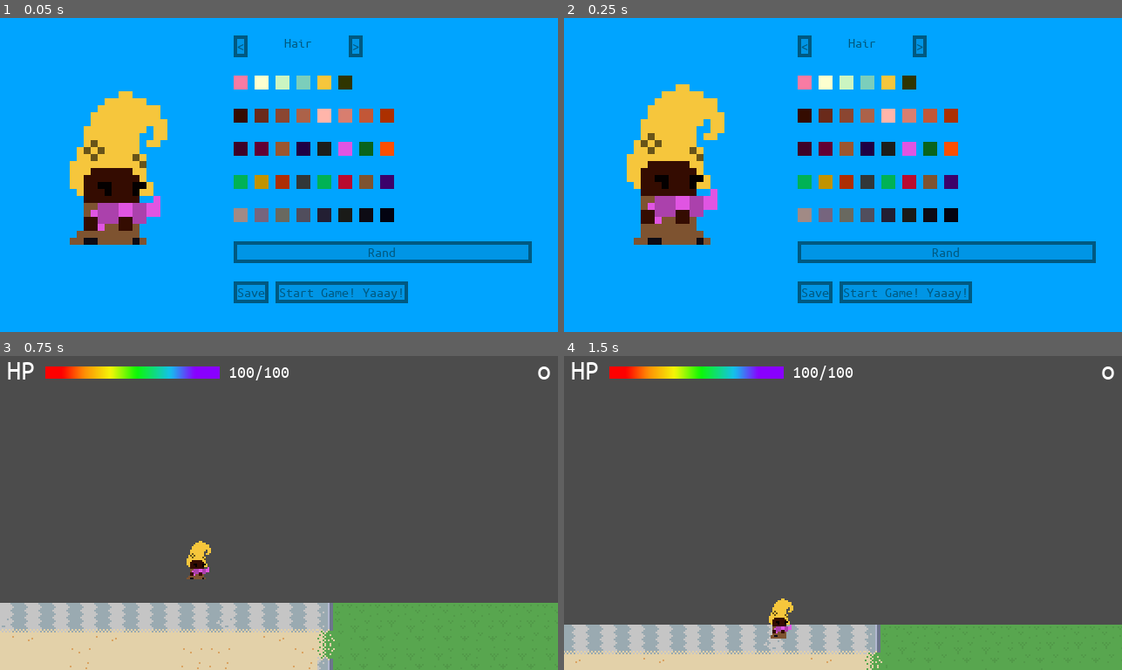
Above: before the commit, frames 1-4 (two rows, left to right).
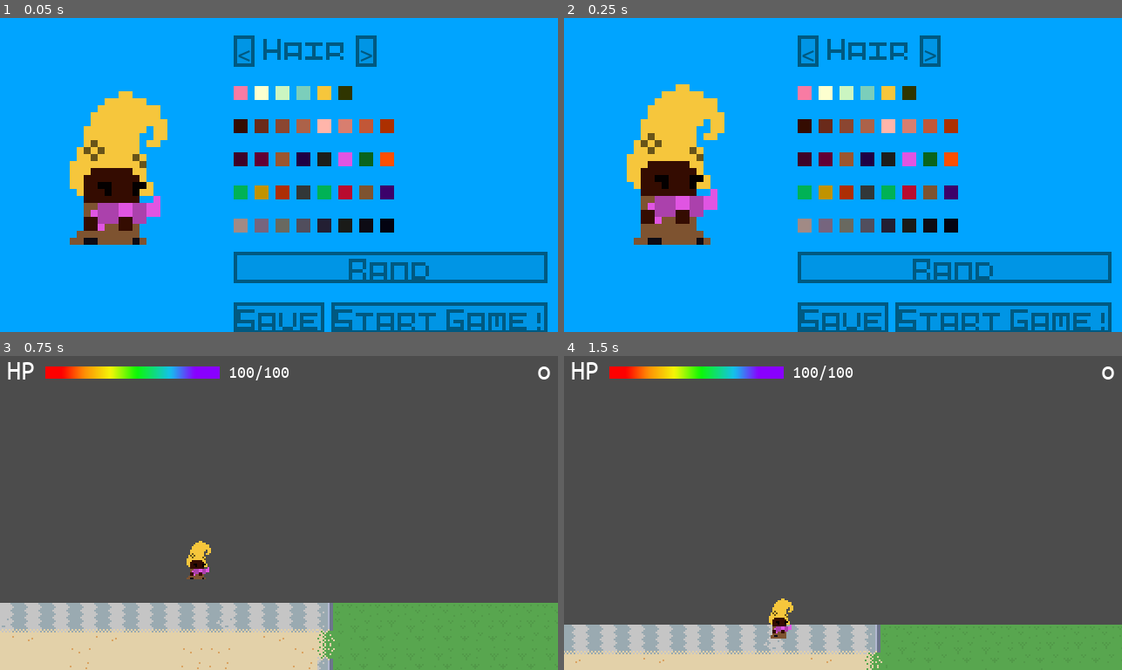
Above: after the commit, the same moments.

Repository: hamiltonromualdo/bring-ur-glam
Game: Godot game, scene res://src/UserInterface/CustomizePlayer.tscn
Two runs of this game, one before a commit and one after it. Both use one fixed random seed, a clock stepped at 60 frames per second and the inputs below. This scene is started directly instead of the project's main scene.
Inputs:
- Up to frame 1 (0.05 s): no input
- Up to frame 2 (0.25 s): no input
- Up to frame 3 (0.75 s): click "Start Game! Yaaay!" (after the commit: "Start Game!") at 0.5 s
- Up to frame 4 (1.5 s): hold Right (ui_right) from 1.28 s (still down)

The runs differ from the first frame. In frame 1, 21% of the frame differs, in the area x 41-99%, y 5-100%; in frame 2, 21%; in frame 3, nothing differs; in frame 4, nothing differs.

Commit message:
Remove theme overwrites from CustomizePlayer
Remove font theme overwrites

Diff:
--- a/bring_ur_glam/src/UserInterface/CustomizePlayer.tscn
+++ b/bring_ur_glam/src/UserInterface/CustomizePlayer.tscn
@@ -1,20 +1,15 @@
-[gd_scene load_steps=13 format=2]
+[gd_scene load_steps=11 format=2]
 
 [ext_resource path="res://src/UserInterface/PlayerCustomization/HairColorSelector.tscn" type="PackedScene" id=1]
 [ext_resource path="res://src/UserInterface/CustomizePlayer.gd" type="Script" id=2]
 [ext_resource path="res://src/Actors/PlayerImages.tscn" type="PackedScene" id=3]
 [ext_resource path="res://assets/ui/flat_pixel_theme.tres" type="Theme" id=4]
-[ext_resource path="res://assets/fonts/UbuntuMono-Regular.ttf" type="DynamicFontData" id=7]
 [ext_resource path="res://src/UserInterface/PlayerCustomization/SkinColorSelector.tscn" type="PackedScene" id=8]
 [ext_resource path="res://src/UserInterface/PlayerCustomization/ColorSwatch.tscn" type="PackedScene" id=9]
 [ext_resource path="res://src/UserInterface/PlayerCustomization/ColorSwatch.gd" type="Script" id=10]
 [ext_resource path="res://src/UserInterface/PlayerCustomization/GunColorSelector.tscn" type="PackedScene" id=11]
 [ext_resource path="res://src/UserInterface/PlayerCustomization/DressColorSelector.tscn" type="PackedScene" id=12]
 [ext_resource path="res://src/UserInterface/PlayerCustomization/ShoesColorSelector.tscn" type="PackedScene" id=13]
-
-[sub_resource type="DynamicFont" id=4]
-size = 8
-font_data = ExtResource( 7 )
 
 [node name="CustomizablePlayer" type="Node2D"]
 script = ExtResource( 2 )
@@ -47,24 +42,22 @@
 }
 
 [node name="HBoxContainer" type="HBoxContainer" parent="Control/VBoxContainer"]
-margin_right = 171.0
-margin_bottom = 13.0
+margin_right = 180.0
+margin_bottom = 18.0
 
 [node name="HairChangeLeft" type="Button" parent="Control/VBoxContainer/HBoxContainer"]
-margin_right = 8.0
-margin_bottom = 13.0
-custom_fonts/font = SubResource( 4 )
+margin_right = 12.0
+margin_bottom = 18.0
 text = "<"
 __meta__ = {
 "_edit_use_anchors_": false
 }
 
 [node name="Hair" type="RichTextLabel" parent="Control/VBoxContainer/HBoxContainer"]
-margin_left = 12.0
-margin_right = 62.0
-margin_bottom = 13.0
+margin_left = 16.0
+margin_right = 66.0
+margin_bottom = 18.0
 rect_min_size = Vector2( 50, 0 )
-custom_fonts/normal_font = SubResource( 4 )
 bbcode_enabled = true
 bbcode_text = "[center]Hair[/center]"
 text = "Hair"
@@ -74,19 +67,18 @@
 }
 
 [node name="HairChangeRight" type="Button" parent="Control/VBoxContainer/HBoxContainer"]
-margin_left = 66.0
-margin_right = 74.0
-margin_bottom = 13.0
-custom_fonts/font = SubResource( 4 )
+margin_left = 70.0
+margin_right = 82.0
+margin_bottom = 18.0
 text = ">"
 __meta__ = {
 "_edit_use_anchors_": false
 }
 
 [node name="HairColor" parent="Control/VBoxContainer" instance=ExtResource( 1 )]
-margin_top = 24.0
-margin_right = 171.0
-margin_bottom = 32.0
+margin_top = 29.0
+margin_right = 180.0
+margin_bottom = 37.0
 
 [node name="ColorSwatch" type="TextureButton" parent="Control/VBoxContainer/HairColor" instance=ExtResource( 9 )]
 margin_right = 8.0
@@ -160,9 +152,9 @@
 color = Color( 0.188235, 0.211765, 0, 1 )
 
 [node name="SkinColor" parent="Control/VBoxContainer" instance=ExtResource( 8 )]
-margin_top = 43.0
-margin_right = 171.0
-margin_bottom = 51.0
+margin_top = 48.0
+margin_right = 180.0
+margin_bottom = 56.0
 
 [node name="ColorSwatch" type="TextureButton" parent="Control/VBoxContainer/SkinColor" instance=ExtResource( 9 )]
 margin_right = 8.0
@@ -260,9 +252,9 @@
 color = Color( 0.678431, 0.192157, 0, 1 )
 
 [node name="GunColor" parent="Control/VBoxContainer" instance=ExtResource( 11 )]
-margin_top = 62.0
-margin_right = 171.0
-margin_bottom = 70.0
+margin_top = 67.0
+margin_right = 180.0
+margin_bottom = 75.0
 
 [node name="ColorSwatch" type="TextureButton" parent="Control/VBoxContainer/GunColor" instance=ExtResource( 9 )]
 margin_right = 8.0
@@ -360,9 +352,9 @@
 color = Color( 0.996078, 0.313726, 0, 1 )
 
 [node name="DressColor" parent="Control/VBoxContainer" instance=ExtResource( 12 )]
-margin_top = 81.0
-margin_right = 171.0
-margin_bottom = 89.0
+margin_top = 86.0
+margin_right = 180.0
+margin_bottom = 94.0
 
 [node name="ColorSwatch" type="TextureButton" parent="Control/VBoxContainer/DressColor" instance=ExtResource( 9 )]
 margin_right = 8.0
@@ -460,9 +452,9 @@
 color = Color( 0.239216, 0.00784314, 0.419608, 1 )
 
 [node name="ShoesColor" parent="Control/VBoxContainer" instance=ExtResource( 13 )]
-margin_top = 100.0
-margin_right = 171.0
-margin_bottom = 108.0
+margin_top = 105.0
+margin_right = 180.0
+margin_bottom = 113.0
 
 [node name="ColorSwatch" type="TextureButton" parent="Control/VBoxContainer/ShoesColor" instance=ExtResource( 9 )]
 margin_right = 8.0
@@ -560,35 +552,32 @@
 color = Color( 0.0156863, 0.0156863, 0.0705882, 1 )
 
 [node name="Rand" type="Button" parent="Control/VBoxContainer"]
-margin_top = 119.0
-margin_right = 171.0
-margin_bottom = 132.0
-custom_fonts/font = SubResource( 4 )
+margin_top = 124.0
+margin_right = 180.0
+margin_bottom = 142.0
 text = "Rand"
 __meta__ = {
 "_edit_use_anchors_": false
 }
 
 [node name="HBoxContainer2" type="HBoxContainer" parent="Control/VBoxContainer"]
-margin_top = 143.0
-margin_right = 171.0
-margin_bottom = 156.0
+margin_top = 153.0
+margin_right = 180.0
+margin_bottom = 171.0
 
 [node name="Save" type="Button" parent="Control/VBoxContainer/HBoxContainer2"]
-margin_right = 20.0
-margin_bottom = 13.0
-custom_fonts/font = SubResource( 4 )
+margin_right = 52.0
+margin_bottom = 18.0
 text = "Save"
 __meta__ = {
 "_edit_use_anchors_": false
 }
 
 [node name="StartGame" type="Button" parent="Control/VBoxContainer/HBoxContainer2"]
-margin_left = 24.0
-margin_right = 100.0
-margin_bottom = 13.0
-custom_fonts/font = SubResource( 4 )
-text = "Start Game! Yaaay!"
+margin_left = 56.0
+margin_right = 180.0
+margin_bottom = 18.0
+text = "Start Game!"
 __meta__ = {
 "_edit_use_anchors_": false
 }
